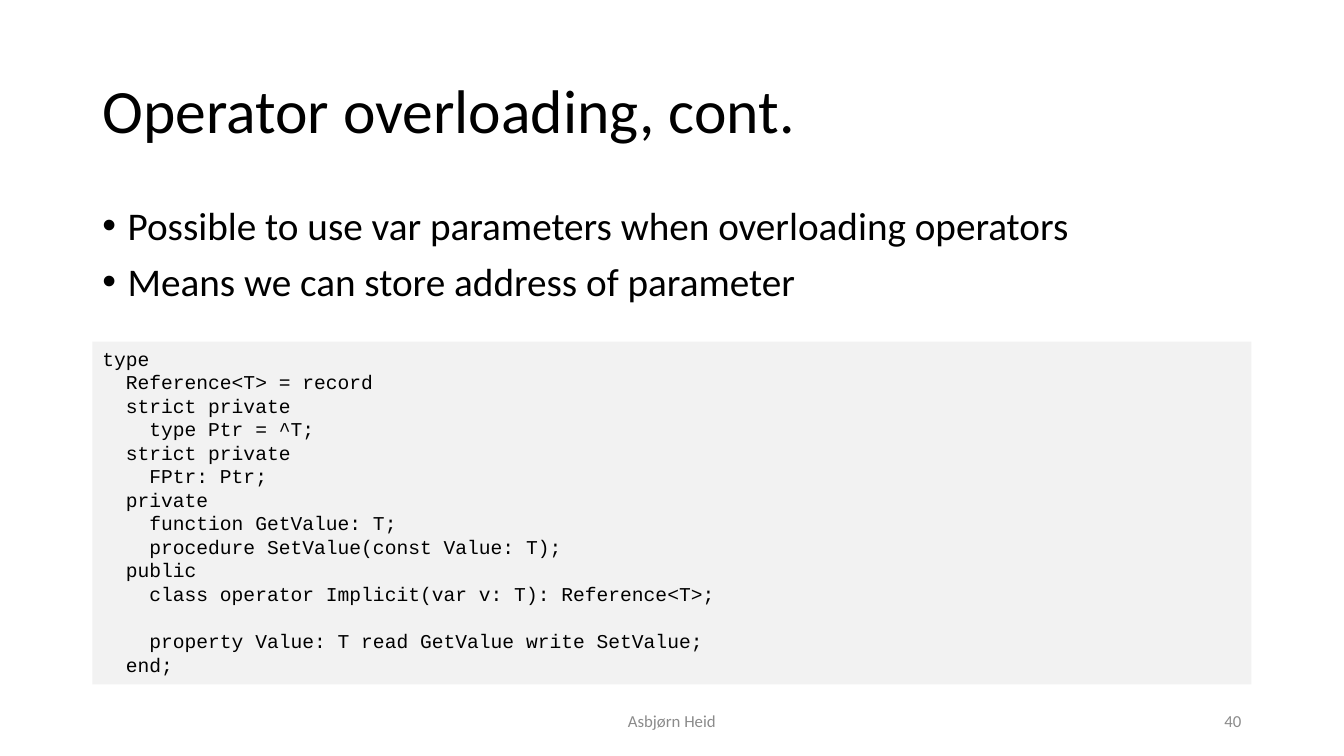
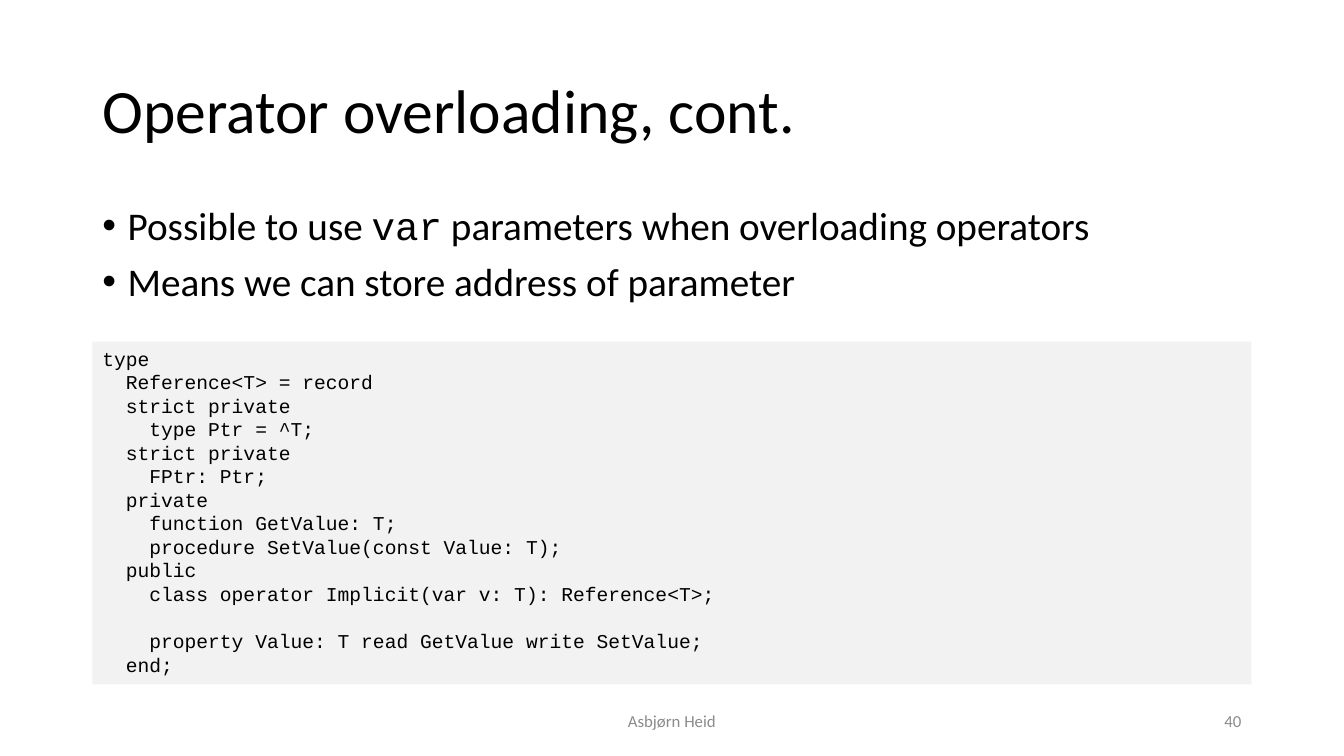
Before and after one commit to aheid/RediscoveringDelphiTalk, a slide deck: slide 40 of Rediscovering Delphi.pptx. Drawn at 1344x756 pixels with LibreOffice and Linux fonts; fonts in the diff are those of the drawing. Boxes give left, top, right and bottom in pixels: in the first picture for what was removed or moved away, otherwise in the second. Text is boxed around its words. In the diff, an @@ line names an element or a change of style, - is before the commit and + after.

```diff
--- a/Rediscovering Delphi.pptx
+++ b/Rediscovering Delphi.pptx
@@ text at (128, 212, 1090, 247): font Calibri to Courier New in "var" @@
```
Also in this commit, not shown: 1 other file.
